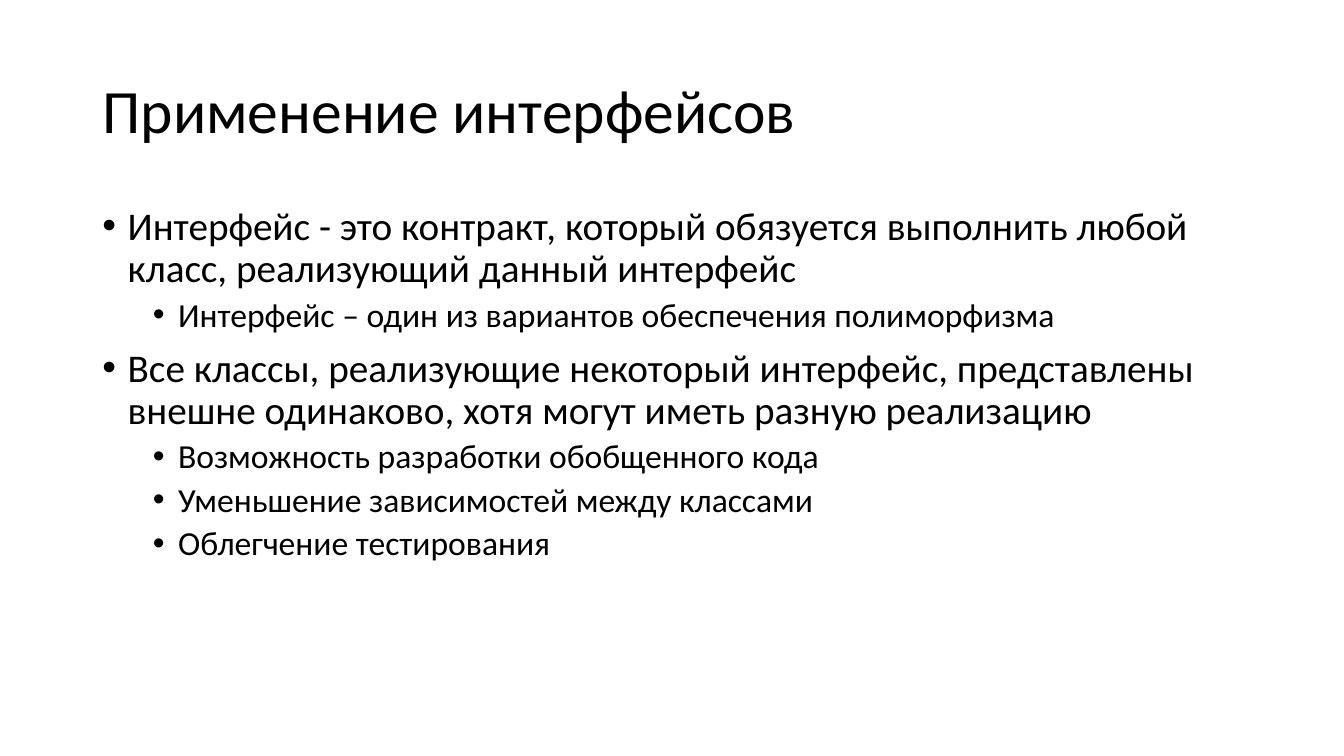
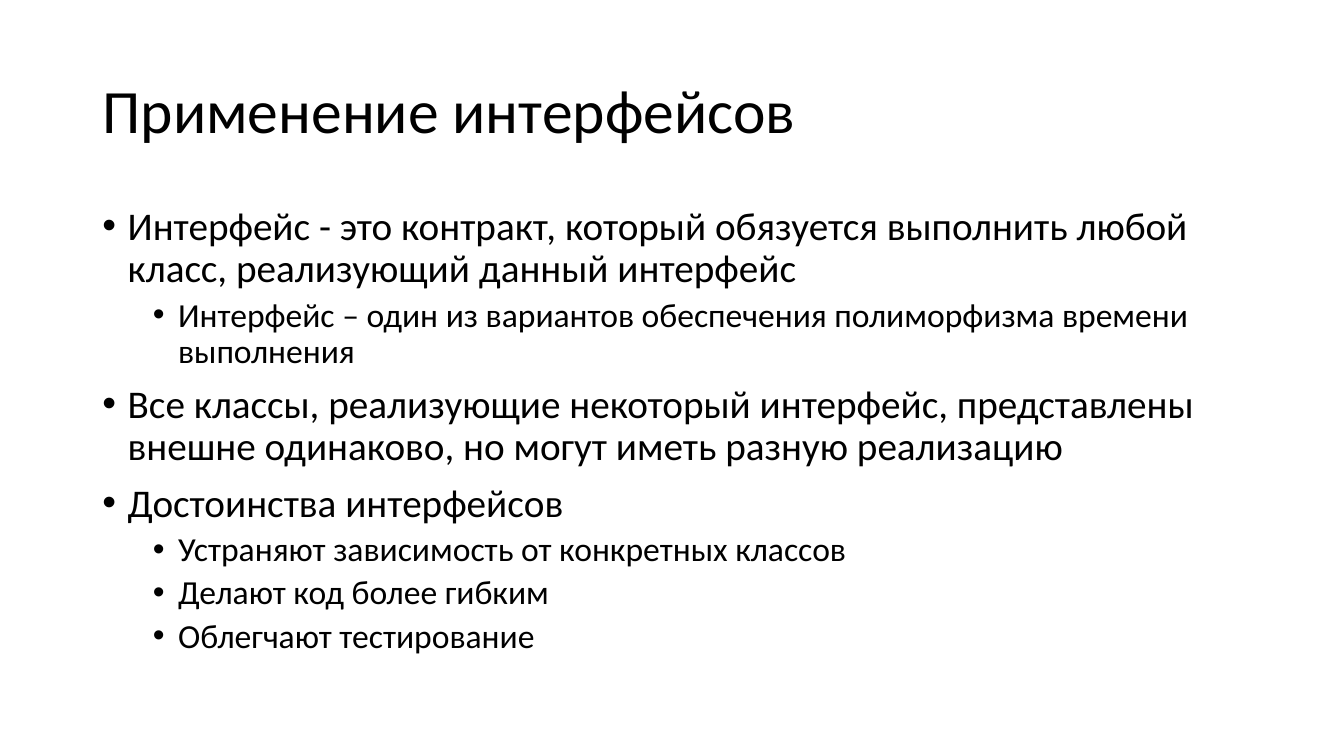
Before and after one commit to alexey-malov/oop, a slide deck: slide 95 of lectures/03/Наследование и полиморфизм.pptx (slide 96 before the commit). Drawn at 1344x756 pixels with LibreOffice and Linux fonts; fonts in the diff are those of the drawing. Boxes give left, top, right and bottom in pixels: in the first picture for what was removed or moved away, otherwise in the second. Text is boxed around its words. In the diff, an @@ line names an element or a change of style, - is before the commit and + after.

```diff
--- a/lectures/03/Наследование и полиморфизм.pptx
+++ b/lectures/03/Наследование и полиморфизм.pptx
@@ text at bbox=[128, 304, 1194, 654]: text changed @@
-  • Интерфейс – один из вариантов обеспечения полиморфизма
-• Все классы, реализующие некоторый интерфейс, представлены внешне одинаково, хотя могут иметь разную реализацию
-  • Возможность разработки обобщенного кода
-  • Уменьшение зависимостей между классами
-  • Облегчение тестирования
+  • Интерфейс – один из вариантов обеспечения полиморфизма времени выполнения
+• Все классы, реализующие некоторый интерфейс, представлены внешне одинаково, но могут иметь разную реализацию
+• Достоинства интерфейсов
+  • Устраняют зависимость от конкретных классов
+  • Делают код более гибким
+  • Облегчают тестирование
```
Also in this commit, not shown: 8 other slides changed, 9 slides added, 8 slides removed, 11 other files.
